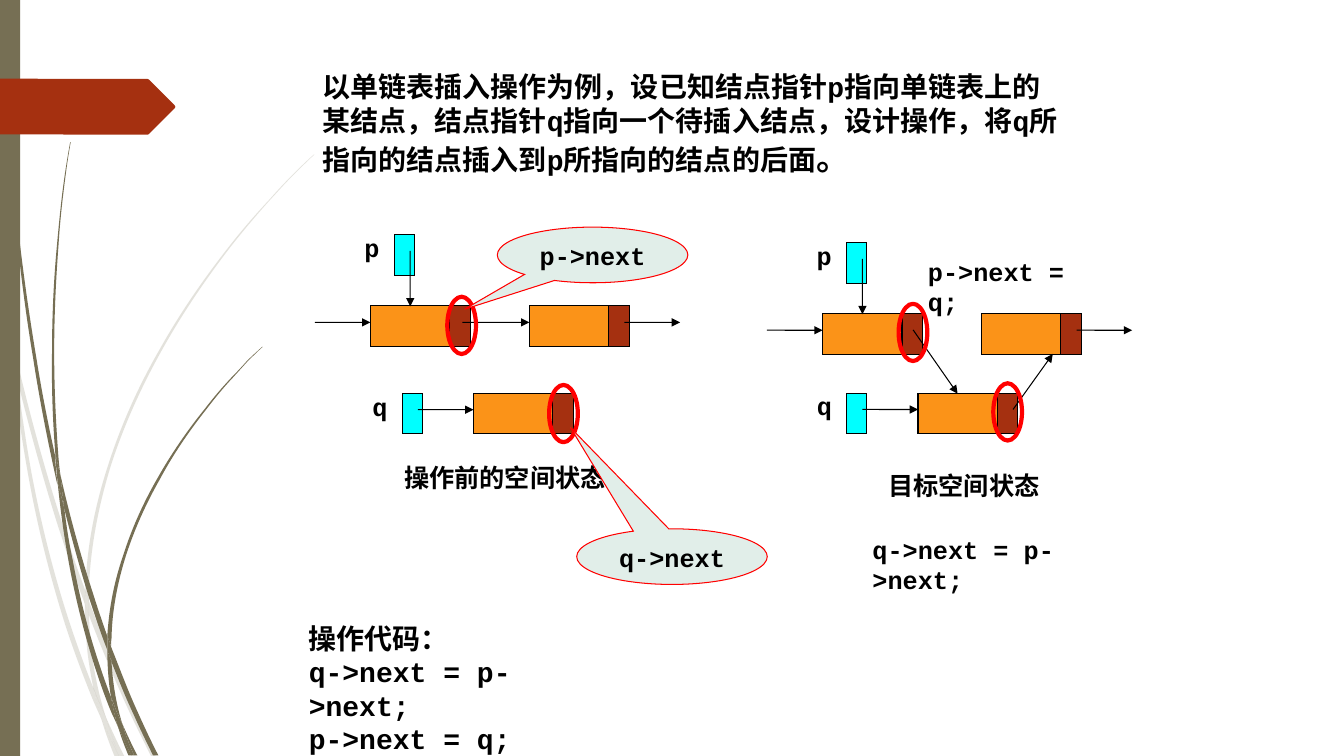
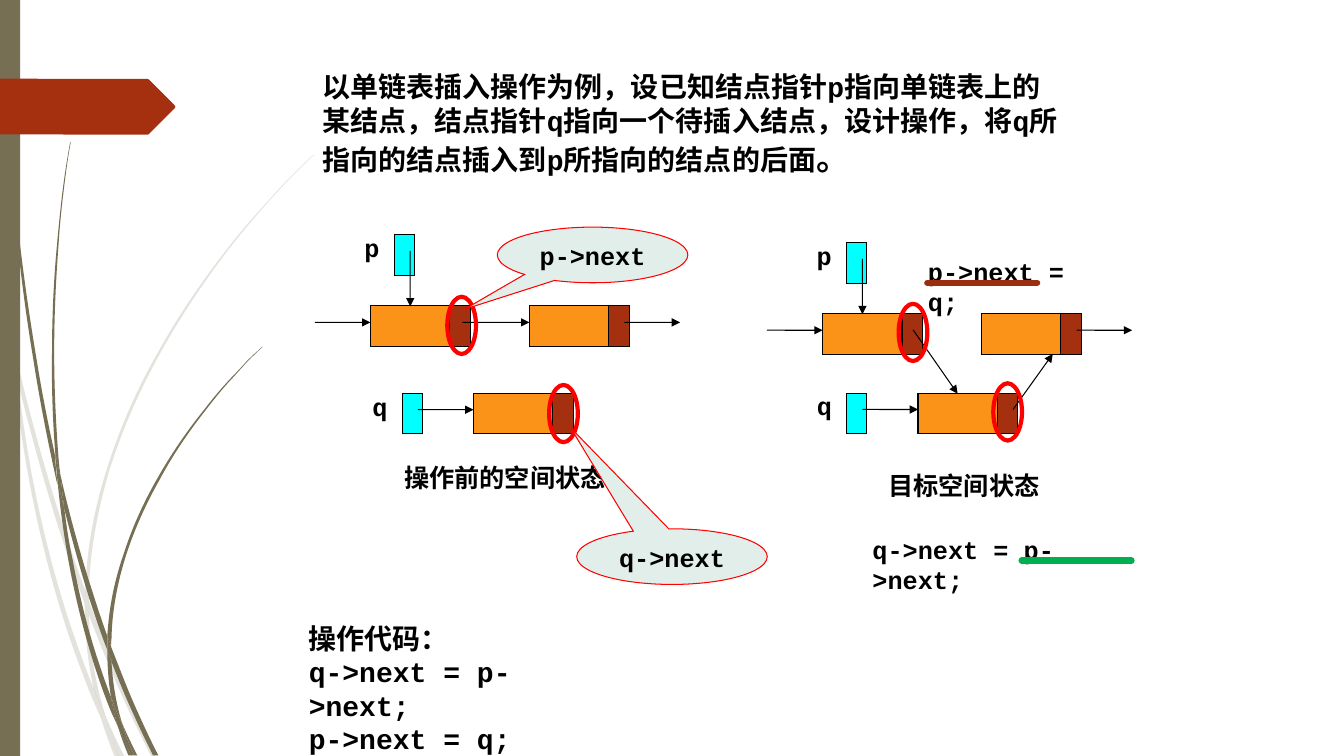
Before and after one commit to TeacherPeng/Datastruct, a slide deck: slide 17 of 教案/第02章 线性表.pptx. Drawn at 1344x756 pixels with LibreOffice and Linux fonts; fonts in the diff are those of the drawing; background and template pictures are left out. Boxes give left, top, right and bottom in pixels: in the first picture for what was removed or moved away, otherwise in the second. Text is boxed around its words. In the diff, an @@ line names an element or a change of style, - is before the commit and + after.

```diff
--- a/教案/第02章 线性表.pptx
+++ b/教案/第02章 线性表.pptx
@@ line added from (928, 283) to (1037, 283), #9E2E0F 4.5 pt @@
@@ line added from (1022, 561) to (1132, 561), #00B050 4.5 pt @@
```
Also in this commit, not shown: 1 other slide changed.
